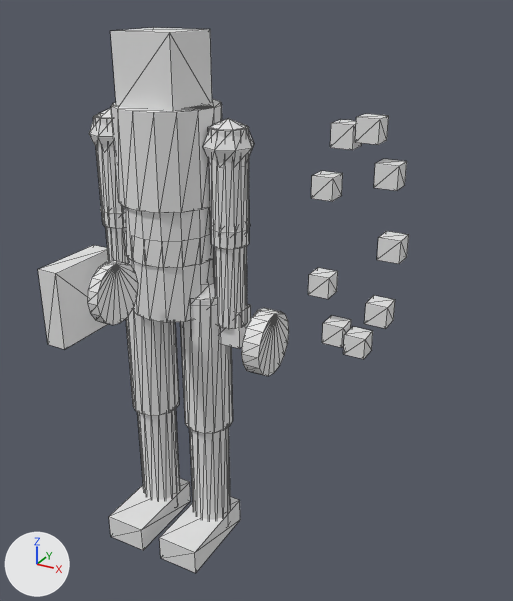
The glTF model assets/persona/CAIRN_avatar_v2_LOD0.glb as it was, and as the next commit left it.
One viewpoint serves both versions: a camera (50 mm lens) standing at (1.244, -1.726, 1.806) and looking at (0.319, -0.044, 0.965). The lights are fixed; the arrows at lower left show +X, +Y and +Z. The older version comes first. Mesh edges are drawn as thin lines.

Objects in the first picture: 'CAIRN_Body_LOD0'.
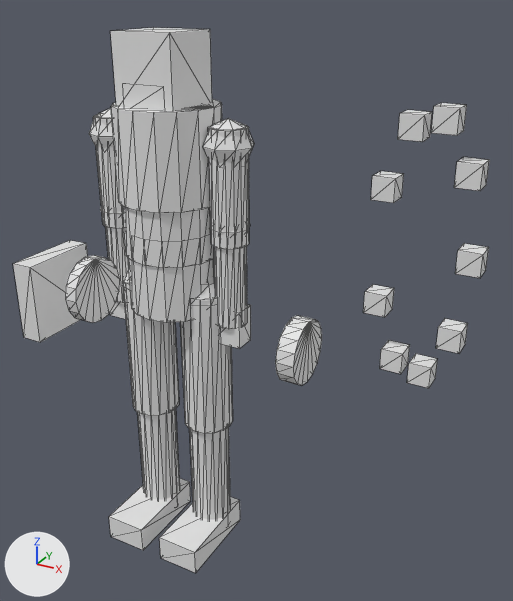
Commit message: cairn: DF-PERSONA-10 avatar v2r3封版+18项规范自检表(15✓/1△/2✗)+未解项停止盲改

Where the change shows, as pixel boxes [x1, y1, x2, y2] in the pictures (513 x 601 px; the box of a moved part takes in the faces that stretch with it):
'CAIRN_Body_LOD0', reshaped (28% wider): before [38, 28, 409, 573]; after [13, 28, 489, 573]
part 1 of me_cairn_body, moved or reshaped: before [38, 245, 109, 349]; after [13, 240, 88, 342]
part 2 of me_cairn_body, moved or reshaped: before [241, 308, 289, 376]; after [275, 315, 322, 386]
part 3 of me_cairn_body, moved or reshaped: before [87, 260, 138, 325]; after [65, 255, 120, 323]
part 4 of me_cairn_body, moved or reshaped: before [365, 296, 395, 328]; after [363, 284, 394, 317]
part 5 of me_cairn_body, moved or reshaped: before [343, 327, 373, 359]; after [380, 340, 410, 374]
part 6 of me_cairn_body, moved or reshaped: before [322, 315, 351, 347]; after [407, 354, 437, 388]
part 7 of me_cairn_body, moved or reshaped: before [377, 231, 409, 264]; after [436, 319, 468, 353]
part 8 of me_cairn_body, moved or reshaped: before [374, 159, 407, 191]; after [455, 243, 489, 278]
part 9 of me_cairn_body, moved or reshaped: before [355, 114, 389, 145]; after [454, 157, 489, 191]
part 10 of me_cairn_body, moved or reshaped: before [330, 120, 362, 150]; after [431, 103, 467, 135]
part 11 of me_cairn_body, moved or reshaped: before [311, 171, 343, 201]; after [398, 110, 432, 142]
part 12 of me_cairn_body, moved or reshaped: before [308, 268, 338, 299]; after [371, 171, 404, 203]

The change, as a list of edits to the scene's bpy script:
```text
Change me_cairn_body:
    used by ob_cairn_body_lod0; location = (0.0, 0.0, 0.0)
    remove me_cairn_body.from_pydata(...)  # 828 vertices, 1500 faces; spans x -0.4..0.75, y -0.39..0.16, z 0.0..1.7
    add me_cairn_body.from_pydata(...)  # 836 vertices, 1512 faces; spans x -0.51..0.95, y -0.47..0.16, z 0.0..1.7
    me_cairn_body part 1: the loose piece of 8 vertices spanning x -0.4..-0.32, y -0.19..0.08, z 0.71..0.98 is moved by (-0.11, 0.0, 0.0)
    me_cairn_body part 2: the loose piece of 32 vertices spanning x 0.33..0.39, y -0.16..0.04, z 0.75..0.94 is moved by (0.11, 0.0, 0.0)
    me_cairn_body part 3: the loose piece of 32 vertices spanning x -0.02..0.02, y -0.39..-0.21, z 0.93..1.11 is moved by (0.0, -0.08, 0.04)
    me_cairn_body part 4: the loose piece of 8 vertices spanning x 0.67..0.73, y -0.08..-0.02, z 0.98..1.04 is moved by (-0.01, 0.0, 0.03)
    me_cairn_body part 5: the loose piece of 8 vertices spanning x 0.61..0.67, y -0.08..-0.02, z 0.88..0.94 is moved by (0.11, 0.0, -0.02)
    me_cairn_body part 6: the loose piece of 8 vertices spanning x 0.55..0.61, y -0.08..-0.02, z 0.9..0.96 is moved by (0.25, 0.0, -0.06)
    me_cairn_body part 7: the loose piece of 8 vertices spanning x 0.69..0.75, y -0.08..-0.02, z 1.17..1.23 is moved by (0.17, 0.0, -0.21)
    me_cairn_body part 8: the loose piece of 8 vertices spanning x 0.67..0.73, y -0.08..-0.02, z 1.36..1.42 is moved by (0.22, 0.0, -0.19)
    me_cairn_body part 9: the loose piece of 8 vertices spanning x 0.61..0.67, y -0.08..-0.02, z 1.46..1.52 is moved by (0.25, 0.0, -0.08)
    me_cairn_body part 10: the loose piece of 8 vertices spanning x 0.55..0.61, y -0.08..-0.02, z 1.44..1.5 is moved by (0.25, 0.0, 0.06)
    me_cairn_body part 11: the loose piece of 8 vertices spanning x 0.5..0.56, y -0.08..-0.02, z 1.31..1.37 is moved by (0.22, 0.0, 0.17)
    me_cairn_body part 12: the loose piece of 8 vertices spanning x 0.5..0.56, y -0.08..-0.02, z 1.03..1.09 is moved by (0.16, 0.0, 0.29)
    other edits to the shape of me_cairn_body do not show in these pictures
```
